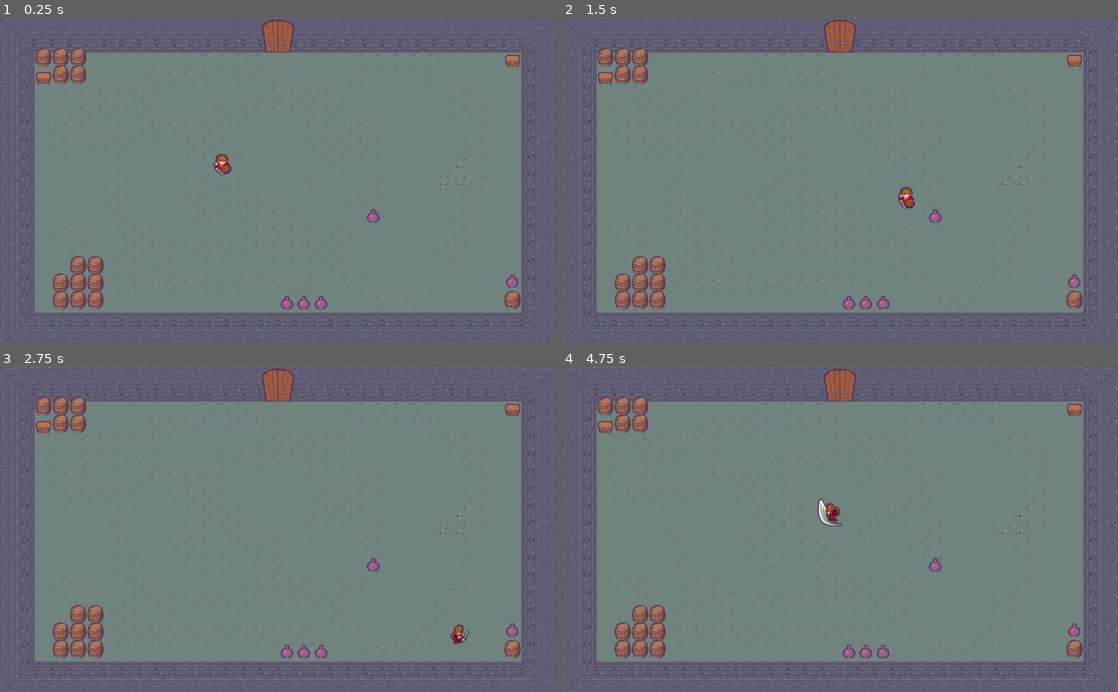
Above: before the commit, frames 1-4 (two rows, left to right).
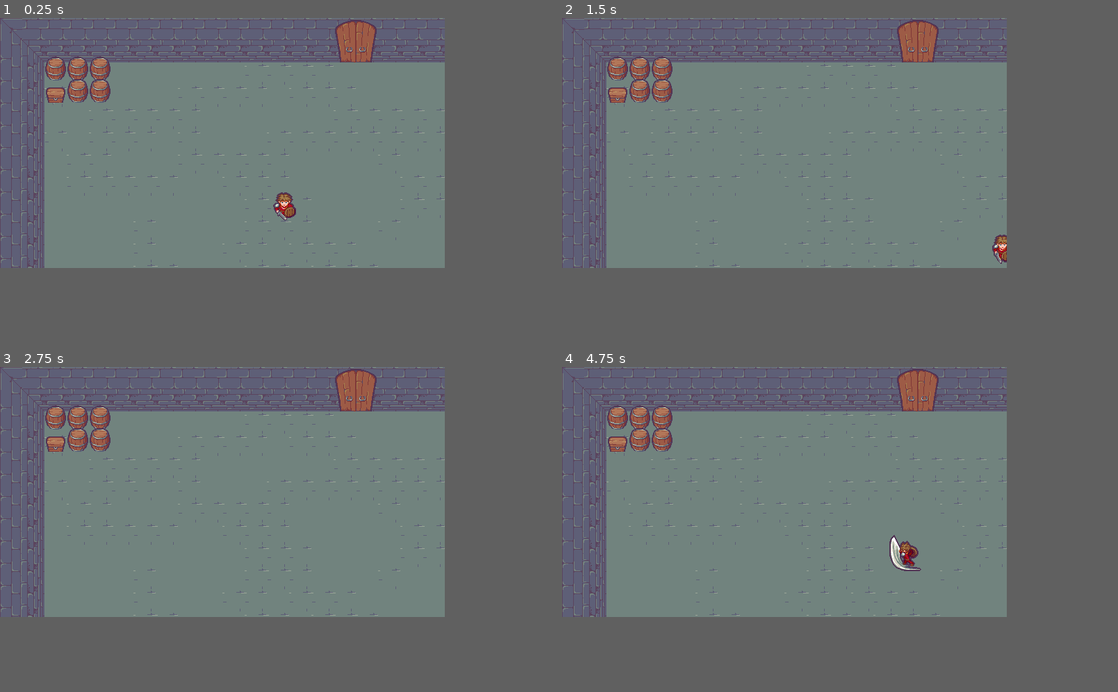
Above: after the commit, the same moments.

Repository: Franofarion/Godot-2D-ZeldIsaac-Tutorial
Game: Godot game, scene res://Scenes/Levels/Level.tscn
Two runs of this game, one before a commit and one after it. Both use one fixed random seed, a clock stepped at 60 frames per second and the inputs below.
Inputs:
- Up to frame 1 (0.25 s): no input
- Up to frame 2 (1.5 s): tap Enter (ui_accept) at 0.5, 0.77 s; hold Right (ui_right) 0.53-1.28 s; hold Down (ui_down) from 1.28 s (still down)
- Up to frame 3 (2.75 s): tap Enter (ui_accept) at 1.52 s; release Down (ui_down) at 2.03 s; hold Right (ui_right) from 2.03 s (still down)
- Up to frame 4 (4.75 s): release Right (ui_right) at 2.78 s; hold Up (ui_up) 2.78-3.53 s; tap Enter (ui_accept) at 3.02, 3.77, 4.52 s; hold Left (ui_left) from 3.53 s (still down)
In our replay, the window is 800x468 before the commit and 640x360 after it. These sizes can differ from the game's own. Grey fills any space a smaller window leaves; there, only what the larger window draws over its background counts as a difference.

The runs differ from the first frame. In frame 1, 27% of the frame differs, in the area x 0-100%, y 0-100%; in frame 2, 26%; in frame 3, 26%; in frame 4, 27%.

Commit message:
change project window settings

Diff:
--- a/project.godot
+++ b/project.godot
@@ -12,6 +12,18 @@
 
 config/name="Godot- 2d- Zeld Isaac- Tutorial"
 run/main_scene="res://Scenes/Levels/Level.tscn"
+
+[display]
+
+window/size/width=640
+window/size/height=360
+window/size/borderless=true
+window/size/fullscreen=true
+window/stretch/aspect="keep_width"
+
+[global]
+
+window=false
 
 [importer_defaults]
 
